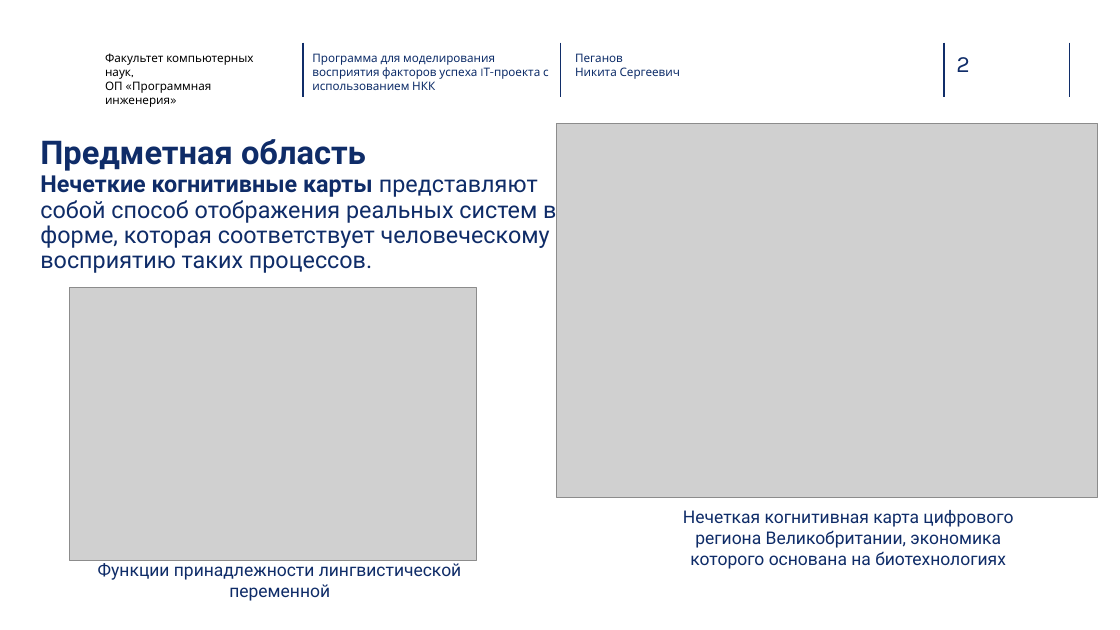
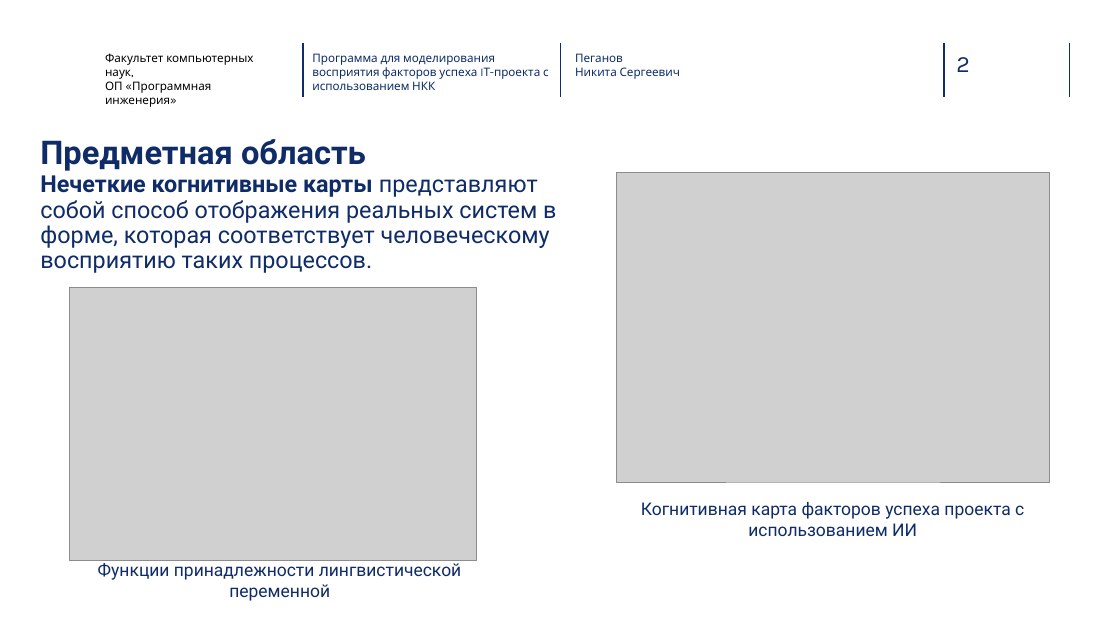
Before and after one commit to NikPeg/modeling_perception_success_factors, a slide deck: slide 2 of Презентация ВКР 2024.pptx. Drawn at 1120x630 pixels with LibreOffice and Linux fonts; fonts in the diff are those of the drawing; grey boxes stand for pictures; background and template pictures are left out. Boxes give left, top, right and bottom in pixels: in the first picture for what was removed or moved away, otherwise in the second. Text is boxed around its words. In the diff, an @@ line names an element or a change of style, - is before the commit and + after.

```diff
--- a/Презентация ВКР 2024.pptx
+++ b/Презентация ВКР 2024.pptx
@@ picture: place and size @@
-picture at <box>557,124,1098,498</box>
+picture at <box>617,173,1049,482</box>
@@ text added at <box>641,502,1024,536</box>, 15 pt, text #0F2C68 @@
+Когнитивная карта факторов успеха проекта с использованием ИИ
@@ text removed at <box>683,510,1013,569</box> @@
-Нечеткая когнитивная карта цифрового региона Великобритании, экономика которого основана на биотехнологиях
```
Also in this commit, not shown: 4 other slides changed.
